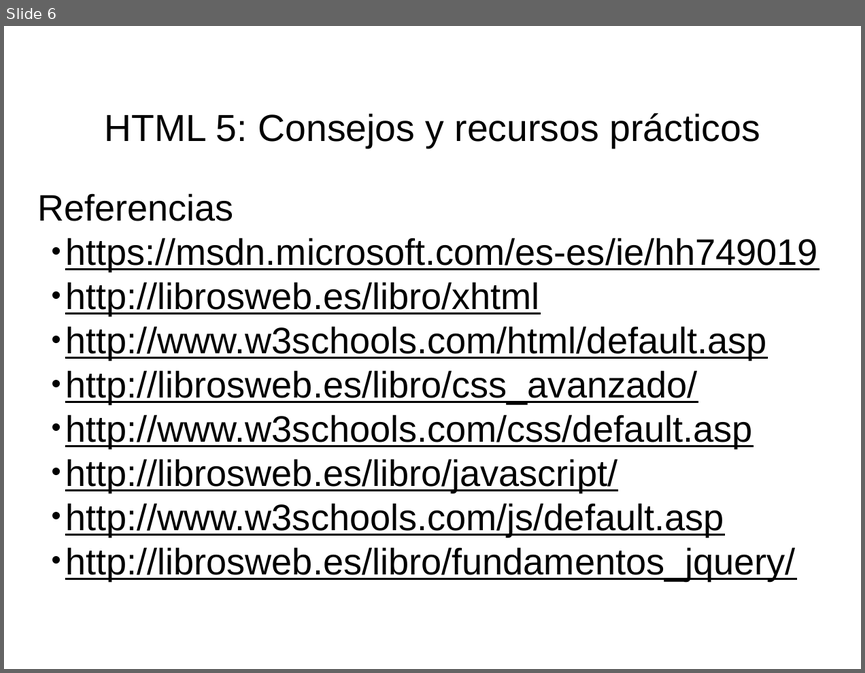
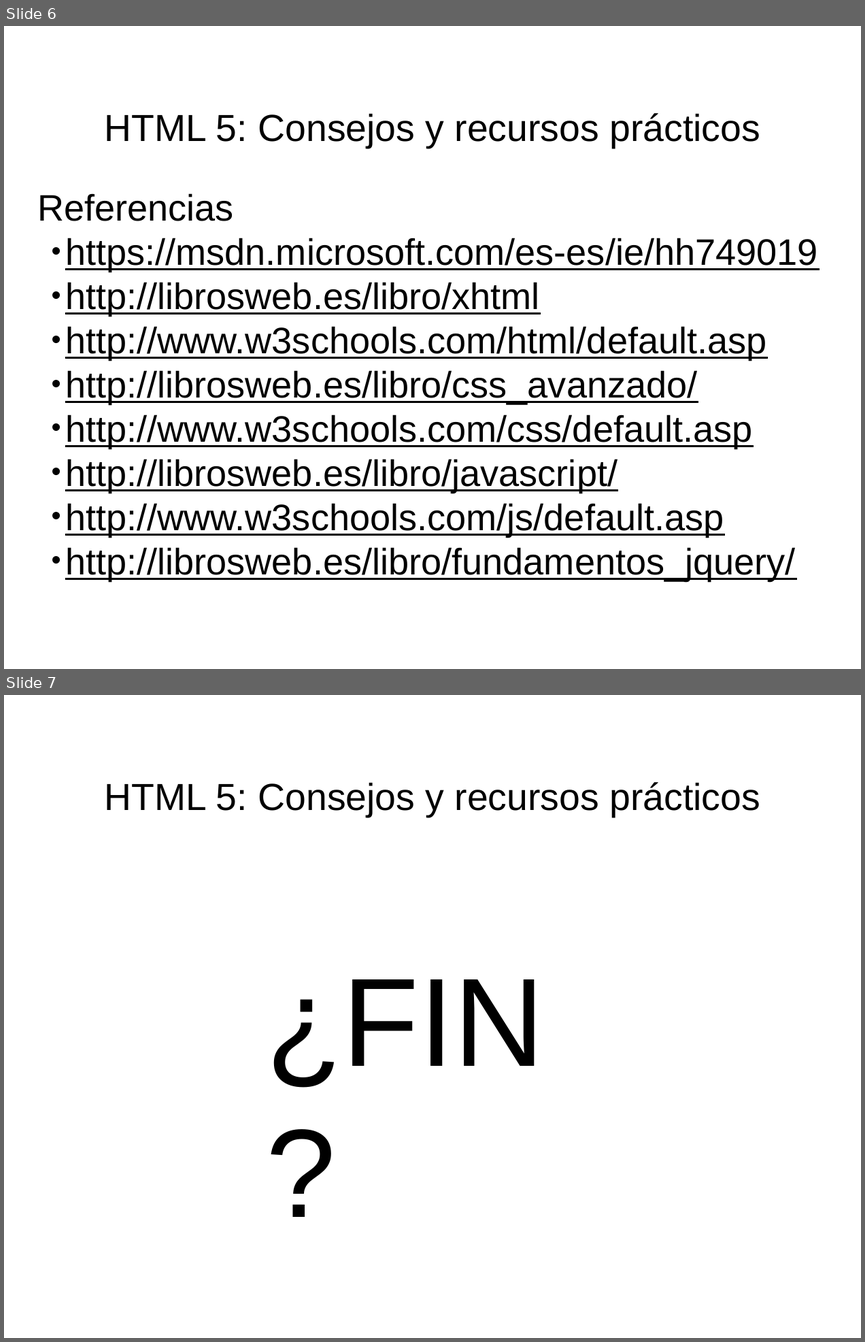
Before and after one commit to fitamix/HTML5, a slide deck: Tema6/Tema6-Presentacion.ppt. Shown one above the other, each under a label of ours: slide 6 before the commit, slides 6 and 7 after it. The pictures are 865x673 and 865x1342 pixels, drawn with LibreOffice and Linux fonts; fonts in the diff are those of the drawing. Boxes give left, top, right and bottom in pixels: in the first picture for what was removed or moved away, otherwise in the second. Text is boxed around its words. In the diff, an @@ line names an element or a change of style, - is before the commit and + after.

```diff
--- a/Tema6/Tema6-Presentacion.ppt
+++ b/Tema6/Tema6-Presentacion.ppt
@@ slide 7 added at (4,695,861,1338), background #FFFFFF @@
@@ title added at (105,782,760,817), 45 pt, text #000000 @@
+HTML 5: Consejos y recursos prácticos
@@ subtitle added at (266,979,545,1087), 150 pt, text #000000 @@
+¿FIN?
```
Also in this commit, not shown: 1 other slide added, 2 other files.
